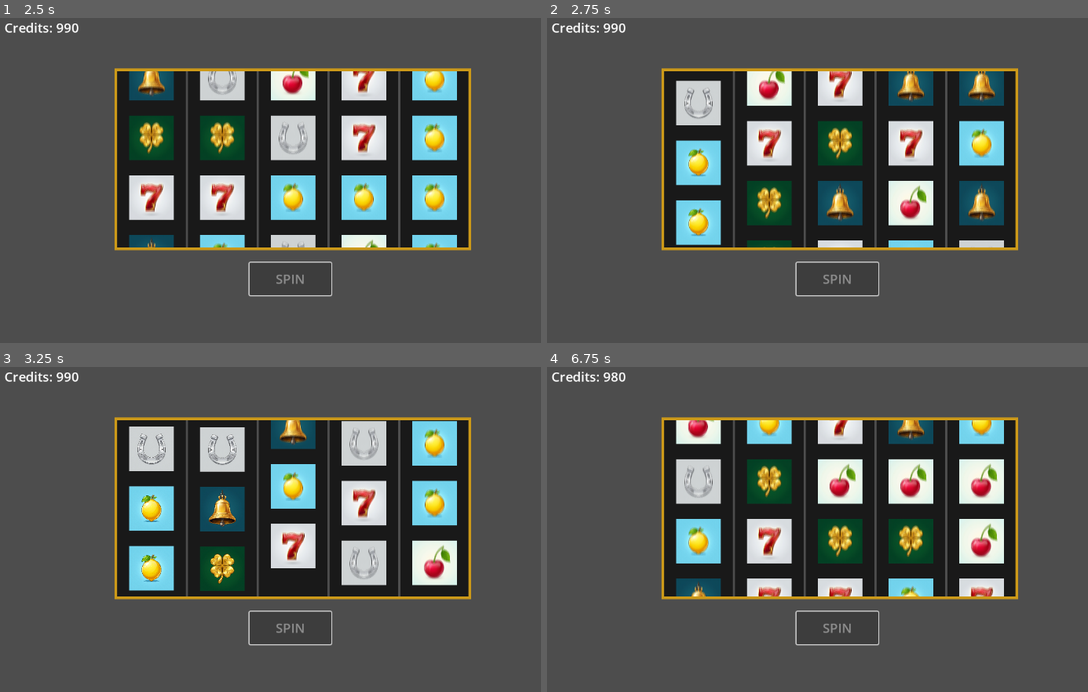
Above: before the commit, frames 1-4 (two rows, left to right).
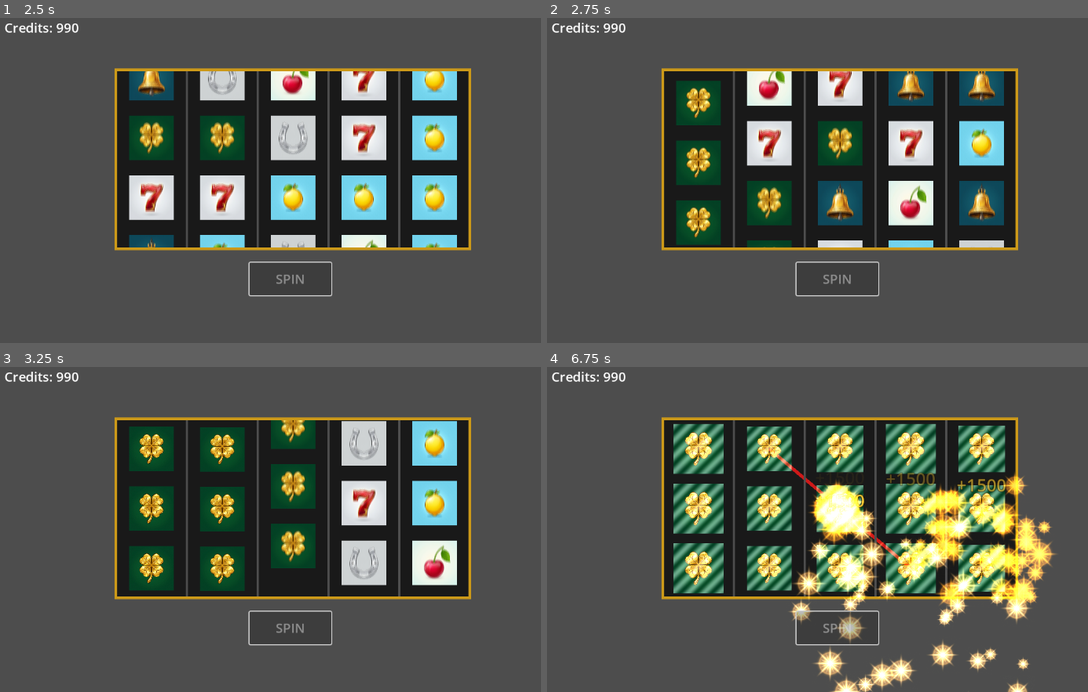
Above: after the commit, the same moments.

Repository: bwang008/AISlopMachine
Game: Godot game, scene res://scenes/main/Game.tscn
Same seed, same stepped clock (60 frames per second), same inputs: the game is played once before the commit and once after it.
Inputs (mouse positions are in pixels of both pictures, inside the frame that each line leads up to):
- Up to frame 1 (2.5 s): click "SPIN" at 0.5 s; tap Enter at 1.25 s; tap T at 1.35, 2.1 s
- Up to frame 2 (2.75 s): no input
- Up to frame 3 (3.25 s): tap T at 2.85 s
- Up to frame 4 (6.75 s): tap T at 3.6, 4.35, 5.85, 6.6 s; click (839, 627) at 5 s, where only the run before the commit has a clickable "SPIN"

Frame 1 is identical in both runs. In frame 2, 3.5% of the frame differs, in the area x 23-33%, y 19-70%; in frame 3, 8.7%; in frame 4, 30%, in the area x 11-95%, y 1-100%.

Commit message:
feat: implement game scene, sound manager, and gold burst particle effects

Diff:
--- /dev/null
+++ b/default_bus_layout.tres
@@ -0,0 +1,4 @@
+[gd_resource type="AudioBusLayout" format=3 uid="uid://cpinkd5xwbkw4"]
+
+[resource]
+bus/0/volume_db = -10.9863
--- a/scenes/main/Game.tscn
+++ b/scenes/main/Game.tscn
@@ -8,6 +8,8 @@
 [node name="SlotMachine" type="Node2D" parent="."]
 position = Vector2(320, 200)
 script = ExtResource("2_yyy")
+debug_force_outcome = 5
+debug_presentation_pause = 0.63
 
 [node name="UI" type="CanvasLayer" parent="."]
 script = ExtResource("1_xxx")
--- a/scripts/autoload/GameManager.gd
+++ b/scripts/autoload/GameManager.gd
@@ -11,6 +11,7 @@
 var current_state: GameState = GameState.IDLE
 var credits: int = 1000
 var bet_amount: int = 10
+var current_presentation_pause: float = 1.5
 
 # 5 reels, 3 rows
 const REELS_COUNT = 5
@@ -30,7 +31,6 @@
 var reels_stopped_count: int = 0
 
 func _ready():
-	EventManager.spin_requested.connect(_on_spin_requested)
 	EventManager.spin_stopped.connect(on_all_reels_stopped)
 	EventManager.reel_stopped.connect(_on_reel_stopped)
 	EventManager.payout_complete.connect(_on_payout_complete)
@@ -74,20 +74,23 @@
 		available_symbols.append(s_clover)
 
 	if active_patterns.is_empty():
-		# --- Horizontal 3-in-a-row (3 windows per row × 3 rows = 9) ---
+		# --- Horizontal Patterns (3, 4, 5 in a row) ---
 		for row in range(3):
-			for start_col in range(3):  # 0-2, 1-3, 2-4
-				var p = SlotPattern.new()
-				p.pattern_name = "H Row%d Col%d-%d" % [row, start_col, start_col + 2]
-				p.positions.assign([
-					Vector2(start_col, row),
-					Vector2(start_col + 1, row),
-					Vector2(start_col + 2, row)
-				])
-				p.min_match = 3
-				active_patterns.append(p)
-
-		# --- Vertical 3-in-a-row (1 per column × 5 columns = 5) ---
+			for match_len in range(3, 6):
+				for start_col in range(6 - match_len):
+					var p = SlotPattern.new()
+					p.pattern_name = "H Row%d Col%d-%d" % [row, start_col, start_col + match_len - 1]
+					if match_len == 5:
+						p.pattern_name = "H Row%d JACKPOT" % row
+					var pos_arr = []
+					for i in range(match_len):
+						pos_arr.append(Vector2(start_col + i, row))
+					p.positions.assign(pos_arr)
+					p.min_match = match_len
+					p.multiplier = pow(2, match_len - 3) # 1x, 2x, 4x
+					active_patterns.append(p)
+
+		# --- Vertical Patterns (3 in a row) ---
 		for col in range(5):
 			var p = SlotPattern.new()
 			p.pattern_name = "V Col%d" % col
@@ -97,31 +100,42 @@
 				Vector2(col, 2)
 			])
 			p.min_match = 3
+			p.multiplier = 1.0
 			active_patterns.append(p)
 
-		# --- Diagonal ↘ 3-in-a-row (3 starting positions) ---
+		# --- Diagonal & V-Shape Patterns ---
+		# Basic Diagonal Down
 		for start_col in range(3):
 			var p = SlotPattern.new()
 			p.pattern_name = "Diag↘ Col%d" % start_col
-			p.positions.assign([
-				Vector2(start_col, 0),
-				Vector2(start_col + 1, 1),
-				Vector2(start_col + 2, 2)
-			])
+			p.positions.assign([Vector2(start_col, 0), Vector2(start_col + 1, 1), Vector2(start_col + 2, 2)])
 			p.min_match = 3
+			p.multiplier = 1.0
 			active_patterns.append(p)
 
-		# --- Diagonal ↗ 3-in-a-row (3 starting positions) ---
+		# Basic Diagonal Up
 		for start_col in range(3):
 			var p = SlotPattern.new()
 			p.pattern_name = "Diag↗ Col%d" % start_col
-			p.positions.assign([
-				Vector2(start_col, 2),
-				Vector2(start_col + 1, 1),
-				Vector2(start_col + 2, 0)
-			])
+			p.positions.assign([Vector2(start_col, 2), Vector2(start_col + 1, 1), Vector2(start_col + 2, 0)])
 			p.min_match = 3
+			p.multiplier = 1.0
 			active_patterns.append(p)
+
+		# V-Shape (Jackpot 5-length)
+		var p_v1 = SlotPattern.new()
+		p_v1.pattern_name = "V-Shape JACKPOT"
+		p_v1.positions.assign([Vector2(0,0), Vector2(1,1), Vector2(2,2), Vector2(3,1), Vector2(4,0)])
+		p_v1.min_match = 5
+		p_v1.multiplier = 5.0
+		active_patterns.append(p_v1)
+
+		var p_v2 = SlotPattern.new()
+		p_v2.pattern_name = "Inv V-Shape JACKPOT"
+		p_v2.positions.assign([Vector2(0,2), Vector2(1,1), Vector2(2,0), Vector2(3,1), Vector2(4,2)])
+		p_v2.min_match = 5
+		p_v2.multiplier = 5.0
+		active_patterns.append(p_v2)
 
 	# Generate an initial state so the slot machine isn't empty on startup
 	calculate_spin_outcome()
@@ -139,7 +153,7 @@
 	current_state = new_state
 	EventManager.state_changed.emit(new_state)
 
-func _on_spin_requested():
+func request_spin(forced_outcome: int = 0, presentation_pause: float = 1.5):
 	if current_state != GameState.IDLE:
 		print("Cannot spin, state is not IDLE")
 		return
@@ -153,30 +167,68 @@
 
 	change_state(GameState.SPINNING)
 	reels_stopped_count = 0
+	current_presentation_pause = presentation_pause
 
 	# Math-first RNG: Calculate the outcome instantly
-	calculate_spin_outcome()
+	calculate_spin_outcome(forced_outcome)
 	EventManager.spin_started.emit()
 
-func calculate_spin_outcome():
+func calculate_spin_outcome(forced_outcome: int = 0):
 	current_outcome.clear()
-	# Fill the 5x3 grid
+
+	if forced_outcome != 0:
+		_rig_outcome(forced_outcome)
+	else:
+		# Fill the 5x3 grid
+		for x in range(REELS_COUNT):
+			var column = []
+			for y in range(ROWS_COUNT):
+				if available_symbols.size() > 0:
+					column.append(available_symbols.pick_random())
+				else:
+					column.append(null)
+			current_outcome.append(column)
+
+	# Evaluate wins instantly in memory
+	evaluate_wins()
+
+func _rig_outcome(forced_outcome: int):
+	var win_symbol = available_symbols[available_symbols.size() - 1] if available_symbols.size() > 0 else null
+	var lose_symbol = available_symbols[0] if available_symbols.size() > 0 else null
+
 	for x in range(REELS_COUNT):
 		var column = []
 		for y in range(ROWS_COUNT):
-			if available_symbols.size() > 0:
-				column.append(available_symbols.pick_random())
-			else:
-				column.append(null)
+			column.append(lose_symbol)
 		current_outcome.append(column)
 
-	# Evaluate wins instantly in memory
-	evaluate_wins()
+	if win_symbol == null: return
+
+	match forced_outcome:
+		1: # "Force Horizontal 3"
+			current_outcome[0][1] = win_symbol
+			current_outcome[1][1] = win_symbol
+			current_outcome[2][1] = win_symbol
+		2: # "Force Vertical 4"
+			for y in range(ROWS_COUNT):
+				current_outcome[0][y] = win_symbol
+		3: # "Force Diagonal 5"
+			for i in range(min(REELS_COUNT, 5)):
+				current_outcome[i][i % ROWS_COUNT] = win_symbol
+		4: # "Force V-Shape"
+			for i in range(min(REELS_COUNT, 5)):
+				var y = i if i <= 2 else (4 - i)
+				current_outcome[i][y] = win_symbol
+		5: # "Force Jackpot"
+			for x in range(REELS_COUNT):
+				for y in range(ROWS_COUNT):
+					current_outcome[x][y] = win_symbol
 
 func evaluate_wins():
 	pending_win_amount = 0
 	pending_winning_lines.clear()
 
+	var raw_winning_lines = []
 	for pattern in active_patterns:
 		if pattern.positions.size() == 0:
 			continue
@@ -197,14 +249,38 @@
 
 		if match_count >= pattern.min_match:
 			var win_amount = int(match_symbol.base_value * match_count * pattern.multiplier)
-			pending_win_amount += win_amount
-			pending_winning_lines.append({
+			raw_winning_lines.append({
 				"pattern": pattern,
 				"win_amount": win_amount,
 				"match_count": match_count,
 				"symbol_id": match_symbol.id
 			})
-			print("Evaluated Win! %s: Matched %d %ss for %d" % [pattern.pattern_name, match_count, match_symbol.id, win_amount])
+
+	# Filter out subset patterns to prevent double counting
+	for i in range(raw_winning_lines.size()):
+		var is_subset = false
+		var line_a = raw_winning_lines[i]
+		var pos_a = line_a["pattern"].positions.slice(0, line_a["match_count"])
+
+		for j in range(raw_winning_lines.size()):
+			if i == j: continue
+			var line_b = raw_winning_lines[j]
+			var pos_b = line_b["pattern"].positions.slice(0, line_b["match_count"])
+
+			if pos_a.size() < pos_b.size():
+				var all_in_b = true
+				for p in pos_a:
+					if not p in pos_b:
+						all_in_b = false
+						break
+				if all_in_b:
+					is_subset = true
+					break
+
+		if not is_subset:
+			pending_winning_lines.append(line_a)
+			pending_win_amount += line_a["win_amount"]
+			print("Evaluated Win! %s: Matched %d %ss for %d" % [line_a["pattern"].pattern_name, line_a["match_count"], line_a["symbol_id"], line_a["win_amount"]])
 
 	if pending_win_amount > 0:
 		print("Total pending win for spin: ", pending_win_amount)
@@ -226,8 +302,15 @@
 		if pending_win_amount > 0:
 			EventManager.win_calculated.emit(pending_win_amount, pending_winning_lines)
 
-			# Add a small delay for dramatic effect before showing the credits
-			await get_tree().create_timer(1.5).timeout
+			# Wait for all lines to be presented sequentially with accelerating pauses
+			var wait_time = 0.0
+			var current_pause = current_presentation_pause
+
+			for i in range(pending_winning_lines.size()):
+				wait_time += current_pause
+				current_pause = max(0.4, current_pause * 0.7)
+			if wait_time <= 0: wait_time = 1.5
+			await get_tree().create_timer(wait_time).timeout
 
 			change_state(GameState.PAYOUT)
 			EventManager.payout_started.emit(pending_win_amount)
--- a/scripts/autoload/SoundManager.gd
+++ b/scripts/autoload/SoundManager.gd
@@ -61,8 +61,11 @@
 	spin_player.stop()
 
 func _on_win_calculated(amount: int, lines: Array):
-	print("[AUDIO] Playing Win Fanfare (Amount: ", amount, ")")
+	print("[AUDIO] Win Calculated Signal Received (Amount: ", amount, ")")
+
+func play_line_beep(pitch: float = 1.0):
 	if win_player.stream != null:
+		win_player.pitch_scale = pitch
 		win_player.play()
 
 func _on_payout_started(amount: int):
--- a/scripts/slot_machine/GoldBurst.gd
+++ b/scripts/slot_machine/GoldBurst.gd
@@ -3,6 +3,15 @@
 
 func _ready():
 	var particles = GPUParticles2D.new()
+
+	# Load the HD texture
+	particles.texture = load("res://assets/graphics/hd_sparkle.png")
+
+	# Apply Additive Blending (Glow effect)
+	var canvas_mat = CanvasItemMaterial.new()
+	canvas_mat.blend_mode = CanvasItemMaterial.BLEND_MODE_ADD
+	particles.material = canvas_mat
+
 	var mat = ParticleProcessMaterial.new()
 	mat.emission_shape = ParticleProcessMaterial.EMISSION_SHAPE_SPHERE
 	mat.emission_sphere_radius = 15.0
@@ -11,9 +20,19 @@
 	mat.initial_velocity_min = 100.0
 	mat.initial_velocity_max = 250.0
 	mat.gravity = Vector3(0, 400, 0)
-	mat.scale_min = 4.0
-	mat.scale_max = 8.0
-	mat.color = Color(1.0, 0.8, 0.2)
+
+	# Scale down drastically since the AI-generated texture is very high-res
+	mat.scale_min = 0.03
+	mat.scale_max = 0.08
+
+	# Add a smooth fade-out over their lifetime
+	var gradient = Gradient.new()
+	gradient.add_point(0.0, Color(1.0, 0.8, 0.2, 1.0))
+	gradient.add_point(0.7, Color(1.0, 0.8, 0.2, 1.0))
+	gradient.add_point(1.0, Color(1.0, 0.8, 0.2, 0.0))
+	var grad_tex = GradientTexture1D.new()
+	grad_tex.gradient = gradient
+	mat.color_ramp = grad_tex
 
 	particles.process_material = mat
 	particles.amount = 40
--- a/scripts/slot_machine/Reel.gd
+++ b/scripts/slot_machine/Reel.gd
@@ -8,6 +8,7 @@
 var spin_speed: float = 1800.0
 var blur_material: ShaderMaterial
 var shimmer_material: ShaderMaterial
+var active_tweens: Array[Tween] = []
 
 func _ready():
 	blur_material = ShaderMaterial.new()
@@ -81,6 +82,12 @@
 	EventManager.reel_stopped.emit(reel_index, target_symbols)
 
 func reset_visuals():
+	# Kill all looping highlight tweens from the previous spin
+	for tw in active_tweens:
+		if tw != null and tw.is_valid():
+			tw.kill()
+	active_tweens.clear()
+
 	for sprite in sprites:
 		sprite.modulate = Color(1, 1, 1, 1.0)
 		sprite.scale = Vector2(0.08, 0.08)
@@ -98,6 +105,7 @@
 	sprite.material = shimmer_material
 
 	var tween = create_tween().set_loops()
+	active_tweens.append(tween)
 	# Restore color and pulse scale
 	tween.tween_property(sprite, "modulate", Color(1.2, 1.2, 1.2, 1.0), 0.4)
 	tween.tween_property(sprite, "scale", Vector2(0.09, 0.09), 0.4)
--- a/scripts/slot_machine/SlotMachine.gd
+++ b/scripts/slot_machine/SlotMachine.gd
@@ -1,9 +1,13 @@
 extends Node2D
+
+@export_enum("None", "Force Horizontal 3", "Force Vertical 4", "Force Diagonal 5", "Force V-Shape", "Force Jackpot") var debug_force_outcome: int = 0
+@export var debug_presentation_pause: float = 1.5
 
 var reels: Array[Reel] = []
 var win_line_renderer: WinLineRenderer
 
 func _ready():
+	EventManager.spin_requested.connect(_on_ui_spin_requested)
 	EventManager.spin_started.connect(on_spin_started)
 	EventManager.win_calculated.connect(on_win_calculated)
 
@@ -55,6 +59,9 @@
 	# We use call_deferred to ensure GameManager has fully populated current_outcome
 	call_deferred("_populate_initial_reels")
 
+func _on_ui_spin_requested():
+	GameManager.request_spin(debug_force_outcome, debug_presentation_pause)
+
 func _populate_initial_reels():
 	var outcome = GameManager.current_outcome
 	if outcome.size() == reels.size():
@@ -87,12 +94,18 @@
 	# EventManager.spin_stopped is emitted by GameManager when all reels stop
 
 func on_win_calculated(amount: int, winning_lines: Array):
-	# Dim all symbols first
-	for reel in reels:
-		reel.dim_all()
+	# Sort the queue of winning lines by pattern length (ascending)
+	winning_lines.sort_custom(func(a, b): return a["match_count"] < b["match_count"])
 
-	# Highlight the symbols that are part of a winning line
+	var current_pause = debug_presentation_pause
+	var pitch = 1.0
+
+	# Present them sequentially
 	for win_data in winning_lines:
+		# Dim all symbols first before showing each line
+		for reel in reels:
+			reel.dim_all()
+
 		var pattern: SlotPattern = win_data["pattern"]
 		var win_val: int = win_data["win_amount"]
 		var match_count: int = win_data["match_count"]
@@ -119,7 +132,37 @@
 		gb.position = screen_pos
 		add_child(gb)
 
+		# Play beep with increasing pitch
+		if SoundManager.has_method("play_line_beep"):
+			SoundManager.play_line_beep(pitch)
+
+		# Wait for the calculated duration
+		await get_tree().create_timer(current_pause).timeout
+
+		# Accelerate for the next pattern
+		current_pause = max(0.4, current_pause * 0.7)
+		pitch = min(2.5, pitch * 1.1)
+
+		# Hide the line for the next pattern
+		if win_line_renderer != null:
+			win_line_renderer.clear_lines()
+
 func _get_symbol_world_position(col: int, row: int) -> Vector2:
 	var x = col * 130.0
-	var y = (row - 1) * 110.0
+	var y = row * 110.0
 	return Vector2(x, y)
+
+func _unhandled_input(event):
+	if event is InputEventKey and event.pressed and event.keycode == KEY_T:
+		if GameManager.current_state == GameManager.GameState.IDLE:
+			_debug_force_pattern()
+
+func _debug_force_pattern():
+	print("[DEBUG] Forcing test pattern via T key...")
+
+	var forced = debug_force_outcome
+	if forced == 0:
+		forced = 5 # Default to Jackpot if set to None
+
+	# Pass the parameters up to the global GameManager
+	GameManager.request_spin(forced, debug_presentation_pause)
--- a/scripts/slot_machine/WinLineRenderer.gd
+++ b/scripts/slot_machine/WinLineRenderer.gd
@@ -4,7 +4,7 @@
 func draw_win_line(positions: Array[Vector2], line_color: Color = Color(1, 0.8, 0.2, 1)):
 	var line = Line2D.new()
 	line.width = 6.0
-	line.default_color = line_color
+	line.default_color = _get_line_color(positions)
 	line.material = CanvasItemMaterial.new()
 	line.material.blend_mode = CanvasItemMaterial.BLEND_MODE_ADD
 
@@ -12,7 +12,7 @@
 		var col = pos.x
 		var row = pos.y
 		var x = col * 130 + 65
-		var y = (row - 1) * 110 + 55
+		var y = row * 110 + 55
 		line.add_point(Vector2(x, y))
 
 	add_child(line)
@@ -21,6 +21,46 @@
 	tween.tween_property(line, "modulate:a", 0.3, 0.4)
 	tween.tween_property(line, "modulate:a", 1.0, 0.4)
 
+func _get_line_color(positions: Array[Vector2]) -> Color:
+	if positions.size() < 2:
+		return Color("#00FF00")
+
+	var is_horizontal = true
+	var is_vertical = true
+	var first_y = positions[0].y
+	var first_x = positions[0].x
+
+	for pos in positions:
+		if pos.y != first_y:
+			is_horizontal = false
+		if pos.x != first_x:
+			is_vertical = false
+
+	if is_horizontal:
+		return Color("#00FF00") # Green
+	if is_vertical:
+		return Color("#FFFF00") # Yellow
+
+	var is_diag = true
+	var diff_y = positions[1].y - positions[0].y
+	var diff_x = positions[1].x - positions[0].x
+	if diff_x == 0 or abs(diff_y) != abs(diff_x):
+		is_diag = false
+	else:
+		var expected_slope = diff_y / diff_x
+		for i in range(1, positions.size()):
+			var cur_dy = positions[i].y - positions[i-1].y
+			var cur_dx = positions[i].x - positions[i-1].x
+			if cur_dx == 0 or cur_dy / cur_dx != expected_slope:
+				is_diag = false
+				break
+
+	if is_diag:
+		return Color("#FF0000") # Red
+
+	# V-Shape / Inverted V-Shape or anything else
+	return Color("#87CEEB") # Sky Blue
+
 func clear_lines():
 	for child in get_children():
 		child.queue_free()
Binary file added: assets/graphics/hd_sparkle.png
Not shown, added: assets/graphics/hd_sparkle.png.import
Not shown, added: AGENT_LOG.md
